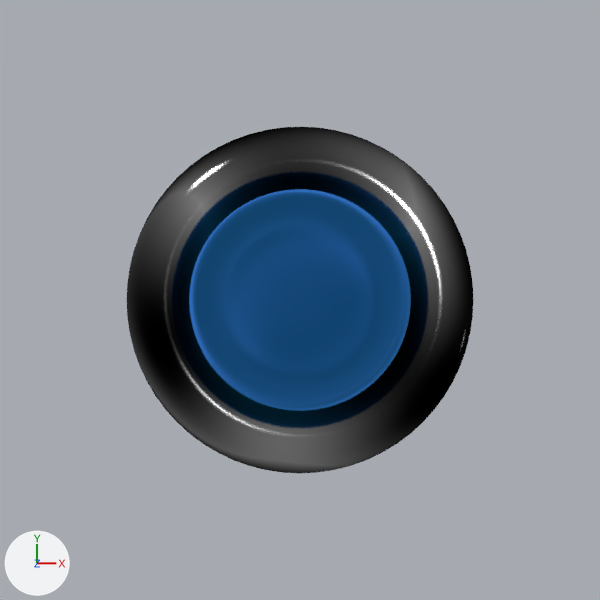
Before and after pictures for a commit that changed the Blender file models/controls.blend.
The view is the same before and after, from the file's camera 'Camera.003'. The lights are fixed; the arrows at lower left show +X, +Y and +Z.

Script lines for the objects in view, before the commit:
```python
me_cylinder = bpy.data.meshes.new('Cylinder')
me_cylinder.from_pydata(...)  # 352 vertices, 322 faces; spans x -0.87..0.87, y -0.87..0.87, z -0.87..0.87
me_cylinder.polygons.foreach_set('use_smooth', [True] * 322)
me_cylinder.materials.append(mat_buttonblue)
me_torus_002 = bpy.data.meshes.new('Torus.002')
me_torus_002.from_pydata(...)  # a torus around z (ring radius 0.69, tube radius 0.19) spanning x -0.89..0.89, y -0.89..0.89, z -0.19..0.19
me_torus_002.polygons.foreach_set('use_smooth', [True] * 2048)
me_torus_002.materials.append(mat_inputbase)
ob_cylinder_001 = bpy.data.objects.new('Cylinder.001', me_cylinder)
ob_cylinder_001.location = (0.0, 0.0, -0.094)
ob_cylinder_001.scale = (0.618, 0.618, 0.618)
_m = ob_cylinder_001.modifiers.new('Subdivision', 'SUBSURF')
_m.levels = 3
ob_torus_002 = bpy.data.objects.new('Torus.002', me_torus_002)
ob_torus_002.location = (0.0, 0.0, 0.0)
```
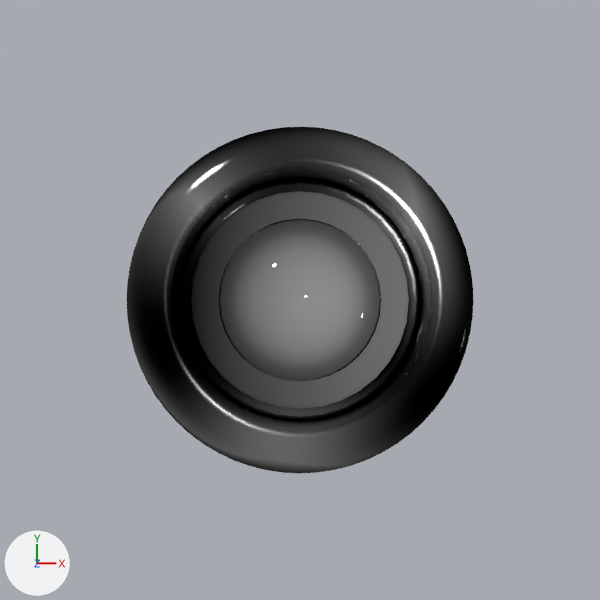
What changed in the scene script:
```text
Add mat_toggle_black:
    mat_toggle_black = bpy.data.materials.new('Toggle_black')
    mat_toggle_black.use_nodes = True; mat_toggle_black.node_tree.nodes.clear()
    _N = mat_toggle_black.node_tree.nodes; _L = mat_toggle_black.node_tree.links
    n0 = _N.new('ShaderNodeOutputMaterial'); n0.name = 'Material Output'
    n1 = _N.new('ShaderNodeBsdfAnisotropic'); n1.name = 'Glossy BSDF'
    n1.distribution = 'GGX'
    n1.inputs[1].default_value = 0.0  # 'Roughness'
    n2 = _N.new('ShaderNodeTexGradient'); n2.name = 'Gradient Texture'
    _L.new(n1.outputs[0], n0.inputs[0])  # 'BSDF' to 'Surface'
    _L.new(n2.outputs[0], n1.inputs[0])  # 'Color' to 'Color'
Add me_cylinder_001:
    me_cylinder_001.from_pydata(...)  # 1184 vertices, 1154 faces; spans x -0.55..0.55, y -0.55..0.55, z -0.16..2.49
    me_cylinder_001.polygons.foreach_set('use_smooth', [True] * 1154)
    me_cylinder_001.materials.append(mat_toggle_black)
Remove ob_cylinder_001:
    ob_cylinder_001 = bpy.data.objects.new('Cylinder.001', me_cylinder)
    ob_cylinder_001.location = (0.0, 0.0, -0.094)
    ob_cylinder_001.scale = (0.618, 0.618, 0.618)
    _m = ob_cylinder_001.modifiers.new('Subdivision', 'SUBSURF')
    _m.levels = 3
Add ob_cylinder:
    ob_cylinder = bpy.data.objects.new('Cylinder', me_cylinder_001)
    ob_cylinder.location = (0.0, 0.0, 0.0)
```

Pixel boxes (x1, y1, x2, y2) of what changed, in the pictures (600 x 600 px):
'Cylinder', added
    after: (183, 183, 417, 417)
'Cylinder.001', deleted
    before: (189, 189, 411, 411)
